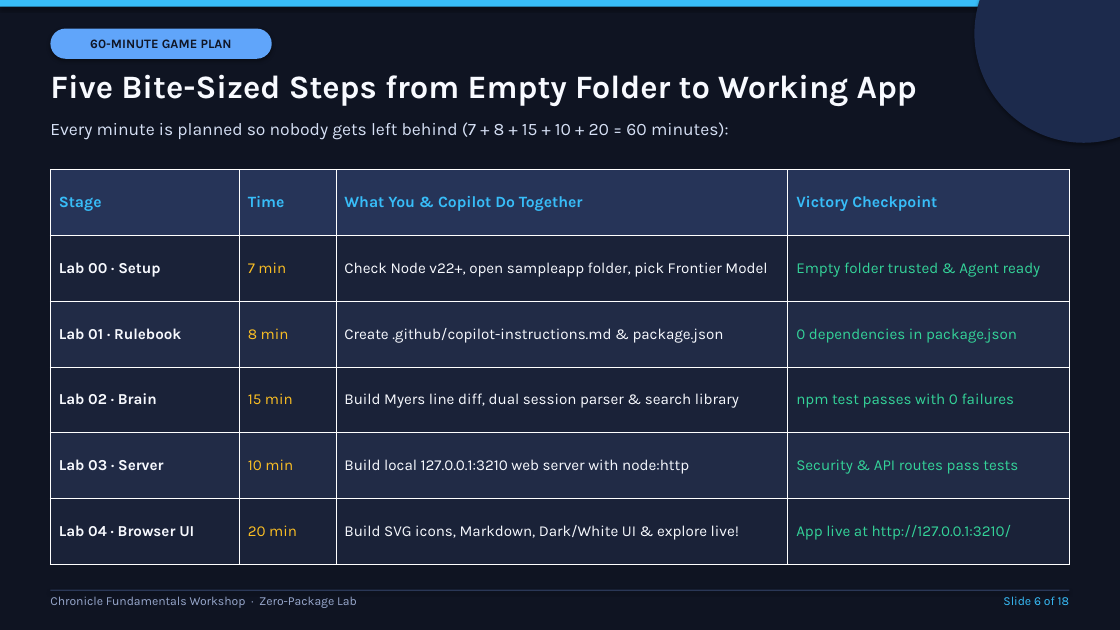
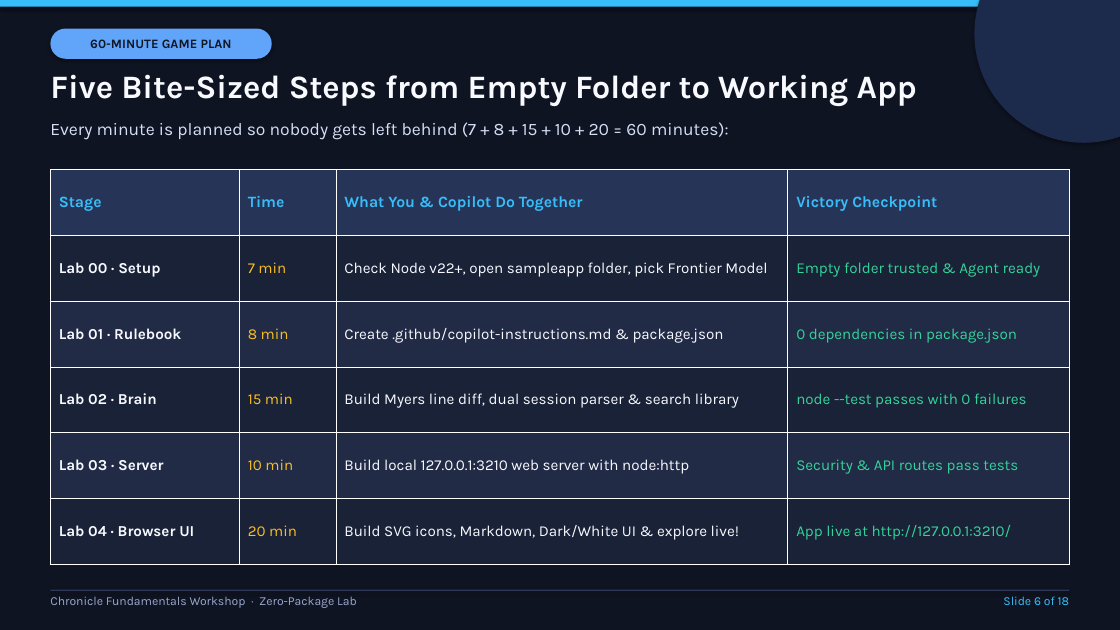
Before and after one commit to adamga/chatexplorer, a slide deck: slide 6 of workshop/Fundamentals/content/Fundamentals-Workshop-Deck.pptx. Drawn at 1120x630 pixels with LibreOffice and Linux fonts; fonts in the diff are those of the drawing. Boxes give left, top, right and bottom in pixels: in the first picture for what was removed or moved away, otherwise in the second. Text is boxed around its words. In the diff, an @@ line names an element or a change of style, - is before the commit and + after.

```diff
--- a/workshop/Fundamentals/content/Fundamentals-Workshop-Deck.pptx
+++ b/workshop/Fundamentals/content/Fundamentals-Workshop-Deck.pptx
@@ table at [50, 170, 1070, 565] @@
-row 4, column 4: npm test passes with 0 failures
+row 4, column 4: node --test passes with 0 failures
```
Also in this commit, not shown: 6 other slides changed, 53 other files.
